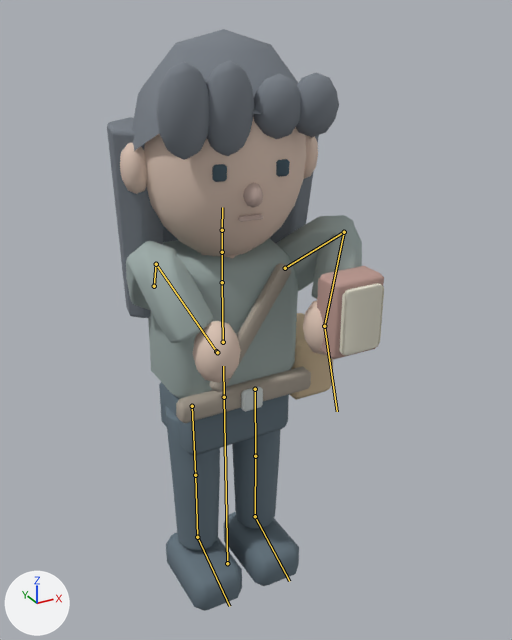
The glTF model Art/LowPolyKit/rigged/NPC_LOOK_005.glb: old version first, new version second.
Camera for both pictures: a camera (50 mm lens) standing at (-0.888, -1.83, 1.867) and looking at (0.073, -0.083, 0.993). The axes (+X, +Y, +Z) are drawn at lower left. The lights are the same throughout. The picture after the commit comes second. Both versions are drawn at frame 8 of the action 'NPC_Attack_DualPistol'; the numbers are the values there. The bones that bend it are drawn over the model as lines.

Objects in the first picture: 'SK_NPC_Accessory_01_Satchel', 'SK_NPC_Body_01_Female', 'SK_NPC_Feet_01_Shoes', 'SK_NPC_Hair_01_Long', 'SK_NPC_Legs_00_Trousers', 'SK_NPC_Prop_02_Ledger', 'SK_NPC_Top_00_Citizen'.
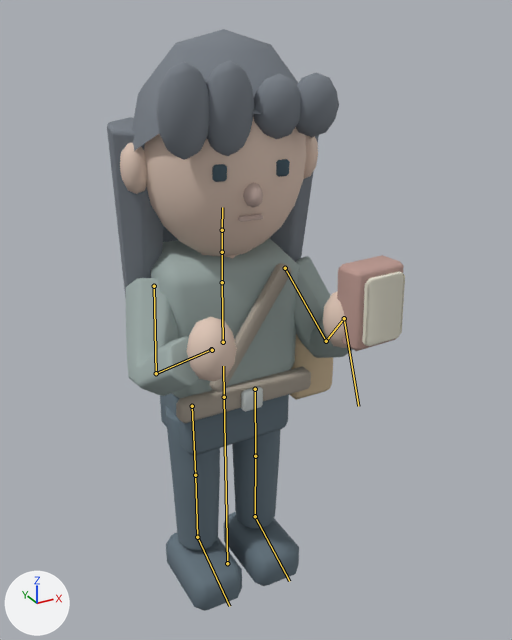
Boxes (x1, y1, x2, y2) around the edits, measured in the pictures (512 x 640 px):
'SK_NPC_Top_00_Citizen', posed (11% shorter): before (126, 215, 362, 423); after (126, 238, 353, 423)
'SK_NPC_Body_01_Female', posed (10% wider): before (120, 116, 327, 383); after (120, 116, 348, 382)
'SK_NPC_Prop_02_Ledger', posed: before (317, 266, 384, 359); after (337, 255, 405, 351)
bone 'upper_arm.L', root to tip: before (154, 286) to (156, 264); after (154, 286) to (156, 373)
bone 'forearm.L', root to tip: before (156, 264) to (216, 351); after (156, 373) to (211, 349)
bone 'hand.L', root to tip: before (216, 351) to (216, 353); after (211, 349) to (211, 351)
bone 'upper_arm.R', root to tip: before (285, 268) to (344, 232); after (285, 268) to (326, 341)
bone 'forearm.R', root to tip: before (344, 232) to (324, 326); after (326, 341) to (344, 318)
bone 'hand.R', root to tip: before (324, 326) to (337, 411); after (344, 318) to (358, 406)

The change in detail:
Bone 'upper_arm.L' (bone_upper_arm_l) turns from (-58, 48, 77) to (-43, 0, 14) degrees about its own x, y and z.
Bone 'forearm.L' (bone_forearm_l) turns from (-28, 52, -122) to (-80, 17, 21) degrees about its own x, y and z.
Bone 'hand.L' (bone_hand_l) turns from (30, -7, 40) to (125, 13, 24) degrees about its own x, y and z.
Bone 'upper_arm.R' (bone_upper_arm_r) turns from (-30, -42, -98) to (-27, -10, -8) degrees about its own x, y and z.
Bone 'forearm.R' (bone_forearm_r) turns from (-33, -48, 140) to (-94, -22, -22) degrees about its own x, y and z.
Bone 'hand.R' (bone_hand_r) turns from (20, 7, -43) to (131, -12, -25) degrees about its own x, y and z.
